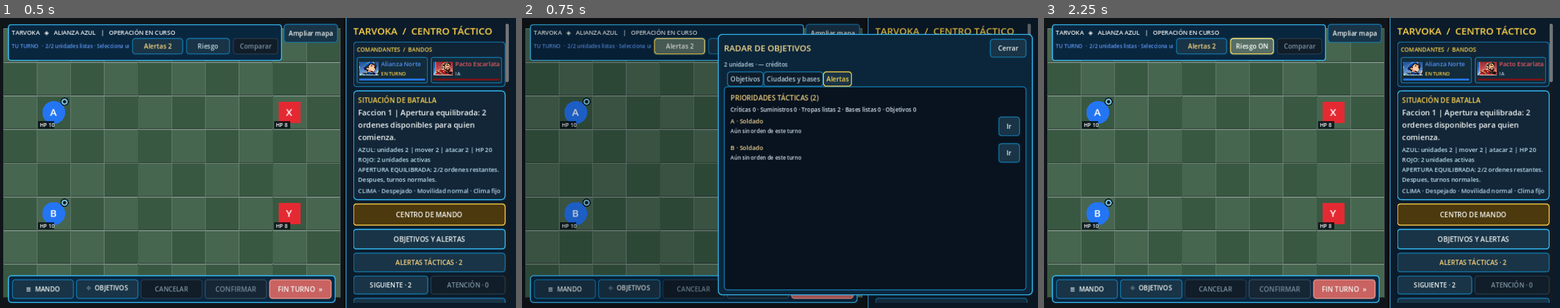
Above: before the commit, frames 1-3 (left to right).
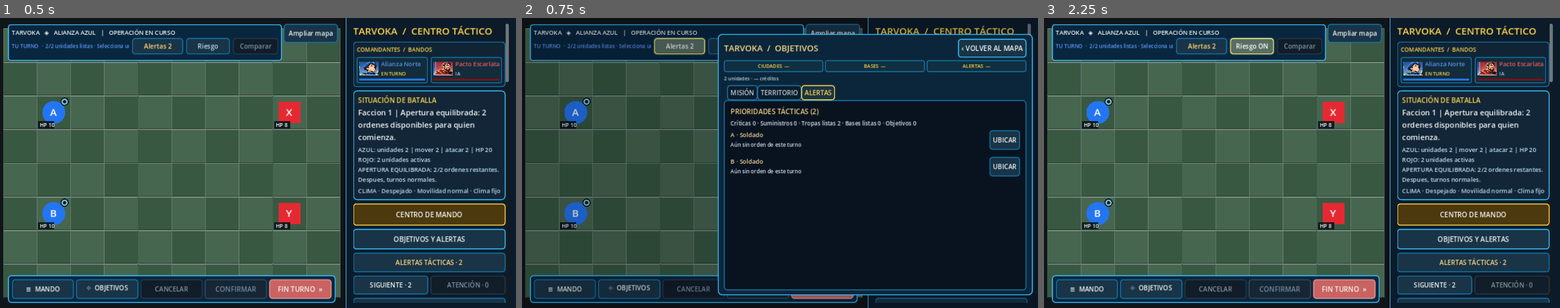
Above: after the commit, the same moments.

Repository: edwinrodri12/Tarvoka
Game: Godot game, scene res://scenes/Main.tscn
The game is run twice, just before and just after one commit, with the same random seed, the same clock (stepped at 60 frames per second) and the same inputs.
Inputs (mouse positions are in pixels of both pictures, inside the frame that each line leads up to):
- Up to frame 1 (0.5 s): no input
- Up to frame 2 (0.75 s): click "Alertas 2" at 0.5 s
- Up to frame 3 (2.25 s): click (1529, 47) at 1.25 s, where only the run before the commit has a clickable "Cerrar"; click "Riesgo" at 2 s

Frame 1 is identical in both runs. In frame 2, 7.2% of the frame differs, in the area x 39-98%, y 7-55%; in frame 3, nothing differs.

Commit message:
feat(objectives): responsive radar drawer, live metric header, touch-safe navigation

Diff:
--- a/scripts/ui/ObjectivesRadarPanel.gd
+++ b/scripts/ui/ObjectivesRadarPanel.gd
@@ -17,6 +17,14 @@
 var summary_label: Label
 var _data: Dictionary = {}
 var _priorities: Dictionary = {}
+var radar_compact := false
+var close_button: Button
+var metric_labels: Dictionary = {}
+var metrics_row: HBoxContainer
+var mission_label: Label
+var mission_caption: Label
+var mission_banner: PanelContainer
+var _current_viewer := 0
 
 # A collapsible side drawer rather than another full-screen menu:
 # phone portrait uses the lower screen, landscape leaves the tactical map
@@ -36,40 +44,75 @@
     add_child(column)
     var header := HBoxContainer.new()
     column.add_child(header)
-    header_label = _label("RADAR DE OBJETIVOS",21,Color("#F5D88B"))
+    header_label = _label("TARVOKA  /  OBJETIVOS",21,Color("#F5D88B"))
     header_label.size_flags_horizontal = Control.SIZE_EXPAND_FILL
     header.add_child(header_label)
     var close := Button.new()
-    close.text = "Cerrar"
-    close.custom_minimum_size = Vector2(90,46)
+    close_button = close
+    close.text = "‹ VOLVER AL MAPA"
+    close.custom_minimum_size = Vector2(148,46)
     close.pressed.connect(func(): close_requested.emit())
     header.add_child(close)
-
-    summary_label = _label("",14,Color("#BED5E4"))
+    GameUiTheme.emphasize(close,"secondary")
+
+    metrics_row = HBoxContainer.new()
+    metrics_row.name = "ResumenRadarTresIndicadores"
+    metrics_row.add_theme_constant_override("separation",5)
+    column.add_child(metrics_row)
+    for spec in [["cities","CIUDADES"],["bases","BASES"],["alerts","ALERTAS"]]:
+        var panel := PanelContainer.new()
+        panel.size_flags_horizontal = Control.SIZE_EXPAND_FILL
+        panel.add_theme_stylebox_override("panel",
+            GameUiTheme.box_style(Color("#102F40"),GameUiTheme.EDGE,5,5))
+        metrics_row.add_child(panel)
+        var metric := Label.new()
+        metric.text = "%s  —" % spec[1]
+        metric.horizontal_alignment = HORIZONTAL_ALIGNMENT_CENTER
+        metric.clip_text = true
+        metric.add_theme_font_size_override("font_size",12)
+        metric.add_theme_color_override("font_color",GameUiTheme.GOLD)
+        panel.add_child(metric)
+        metric_labels[spec[0]] = metric
+    summary_label = _label("",12,Color("#BED5E4"))
     column.add_child(summary_label)
     tabs = TabContainer.new()
     tabs.size_flags_vertical = Control.SIZE_EXPAND_FILL
     tabs.size_flags_horizontal = Control.SIZE_EXPAND_FILL
     tabs.add_theme_font_size_override("font_size",16)
     column.add_child(tabs)
-    overview_body = _page("Objetivos")
-    sites_body = _page("Ciudades y bases")
-    alerts_body = _page("Alertas")
+    overview_body = _page("MISIÓN")
+    sites_body = _page("TERRITORIO")
+    alerts_body = _page("ALERTAS")
     get_viewport().size_changed.connect(_layout_drawer)
     _layout_drawer()
     hide()
 
 func _layout_drawer() -> void:
-    var extent: Vector2 = get_viewport_rect().size
+    reflow_for_size(get_viewport_rect().size)
+
+func reflow_for_size(extent: Vector2) -> void:
     var portrait: bool = extent.y > extent.x*1.08
-    set_anchor(SIDE_LEFT,0.01 if portrait else 0.38)
+    radar_compact = not portrait and extent.y <= 560.0
+    set_anchor(SIDE_LEFT,0.01 if portrait else (0.32 if radar_compact else 0.38))
     set_anchor(SIDE_RIGHT,0.99)
-    set_anchor(SIDE_TOP,0.25 if portrait else 0.055)
-    set_anchor(SIDE_BOTTOM,0.98 if portrait else 0.955)
+    set_anchor(SIDE_TOP,0.25 if portrait else (0.02 if radar_compact else 0.055))
+    set_anchor(SIDE_BOTTOM,0.98 if portrait else (0.98 if radar_compact else 0.955))
     offset_left = 0
     offset_right = 0
     offset_top = 0
     offset_bottom = 0
+    header_label.text = "OBJETIVOS / TARVOKA" if radar_compact else "TARVOKA  /  OBJETIVOS"
+    header_label.add_theme_font_size_override("font_size",17 if radar_compact else 21)
+    close_button.text = "‹ VOLVER" if radar_compact else "‹ VOLVER AL MAPA"
+    close_button.custom_minimum_size = Vector2(88,44) if radar_compact else Vector2(148,46)
+    summary_label.visible = not radar_compact
+    for key in metric_labels:
+        metric_labels[key].add_theme_font_size_override("font_size",10 if radar_compact else 12)
+    tabs.add_theme_font_size_override("font_size",12 if radar_compact else 16)
+    if mission_label != null:
+        mission_label.add_theme_font_size_override("font_size",17 if radar_compact else 21)
+    if mission_caption != null:
+        mission_caption.add_theme_font_size_override("font_size",12 if radar_compact else 14)
 
 func _label(content: String, size: int = 15, color: Color = Color("#D8E5ED")) -> Label:
     var item := Label.new()
@@ -107,9 +150,10 @@
 func _info(body: VBoxContainer, text_value: String) -> void:
     body.add_child(_label(text_value,14))
 
-func _location_row(body: VBoxContainer, title: String, subtitle: String, cell: Vector2i, category: String) -> void:
+func _location_row(body: VBoxContainer, title: String, subtitle: String, cell: Vector2i, category: String, urgency: int = 3) -> void:
     var card := PanelContainer.new()
     var bg: StyleBoxFlat = GameUiTheme.box_style(Color("#0D2335"),GameUiTheme.EDGE,7,10)
+    bg.border_color = Color("#E8AF65") if urgency <= 1 else GameUiTheme.EDGE
     bg.content_margin_left = 10
     bg.content_margin_right = 10
     bg.content_margin_top = 8
@@ -125,9 +169,9 @@
     labels.add_child(_label(title,15,Color("#F6E0AF")))
     labels.add_child(_label(subtitle,13,Color("#BCD2DF")))
     var action := Button.new()
-    action.text = "Ir"
+    action.text = "UBICAR"
     action.tooltip_text = "Ubicar en el mapa (no ejecuta una orden)"
-    action.custom_minimum_size = Vector2(53,48)
+    action.custom_minimum_size = Vector2(74,48)
     action.pressed.connect(func(): locate_site_requested.emit(cell,category))
     row.add_child(action)
     GameUiTheme.emphasize(action,"secondary")
@@ -144,9 +188,9 @@
     labels.add_child(_label(str(item.get("status","")),13,
         Color("#FF9A8D") if is_critical else Color("#D4E1E8")))
     var button := Button.new()
-    button.text = "Ir"
+    button.text = "UBICAR"
     button.tooltip_text = "Localizar tropa propia sin moverla"
-    button.custom_minimum_size = Vector2(53,48)
+    button.custom_minimum_size = Vector2(74,48)
     var uid: String = str(item.get("id",""))
     button.pressed.connect(func(): locate_unit_requested.emit(uid))
     row.add_child(button)
